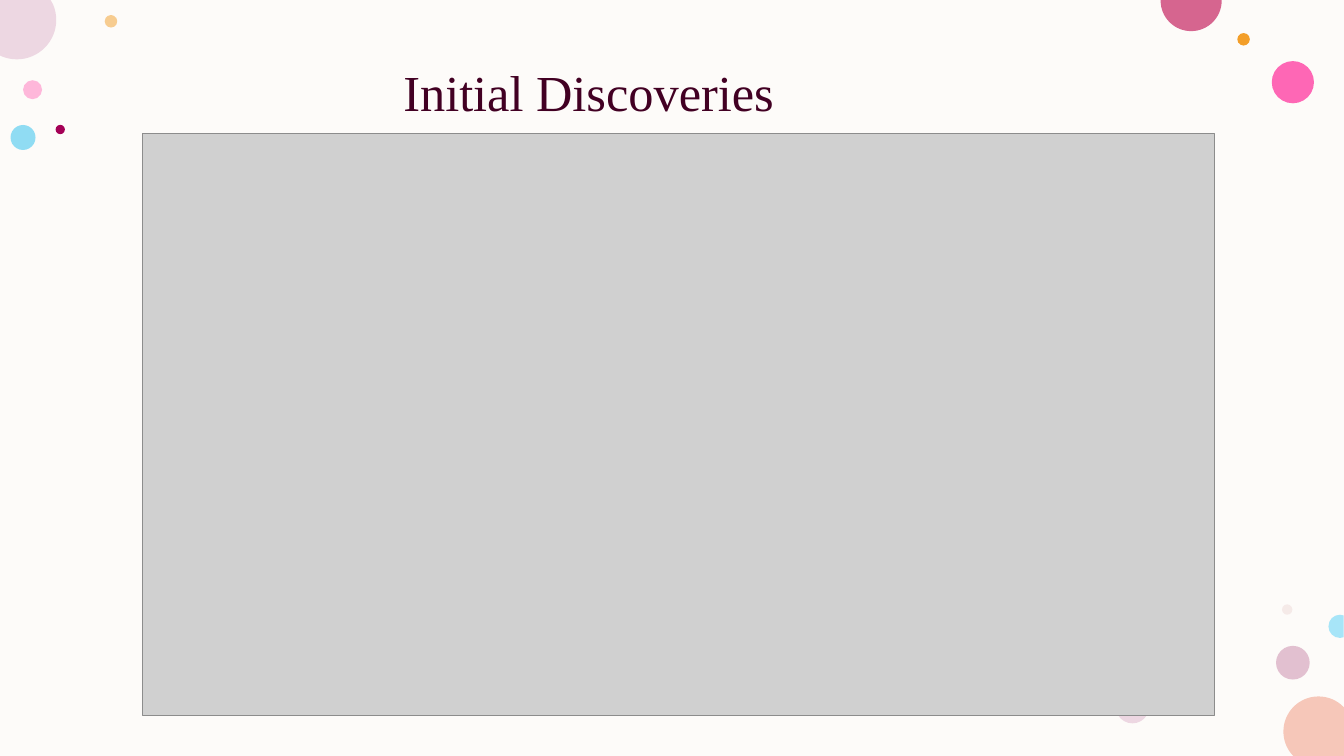
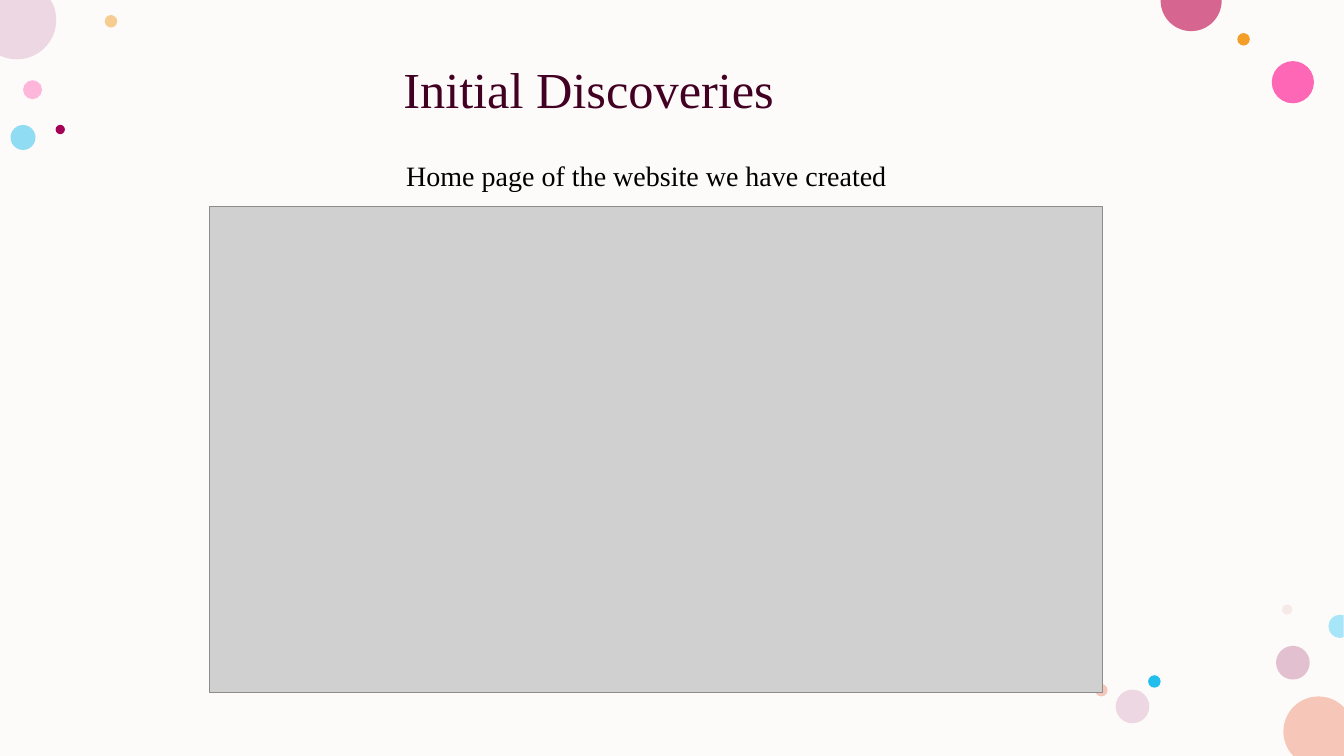
Before and after one commit to chandana341/DSCapstone, a slide deck: slide 4 of AgriAdvisor.pptx. Drawn at 1344x756 pixels with LibreOffice and Linux fonts; fonts in the diff are those of the drawing; grey boxes stand for pictures. Boxes give left, top, right and bottom in pixels: in the first picture for what was removed or moved away, otherwise in the second. Text is boxed around its words. In the diff, an @@ line names an element or a change of style, - is before the commit and + after.

```diff
--- a/AgriAdvisor.pptx
+++ b/AgriAdvisor.pptx
@@ text added at [406, 166, 886, 191], 20 pt, text #000000 @@
+Home page of the website we have created
@@ picture: place and size @@
-picture at [142, 133, 1214, 716]
+picture at [210, 207, 1103, 693]
@@ ellipse added at [1095, 685, 1107, 697], fill #F6C7B9 @@
@@ ellipse added at [1148, 676, 1160, 688], fill #24BEEE @@
```
Also in this commit, not shown: 1 other slide changed, 1 slide added, 1 slide removed.
